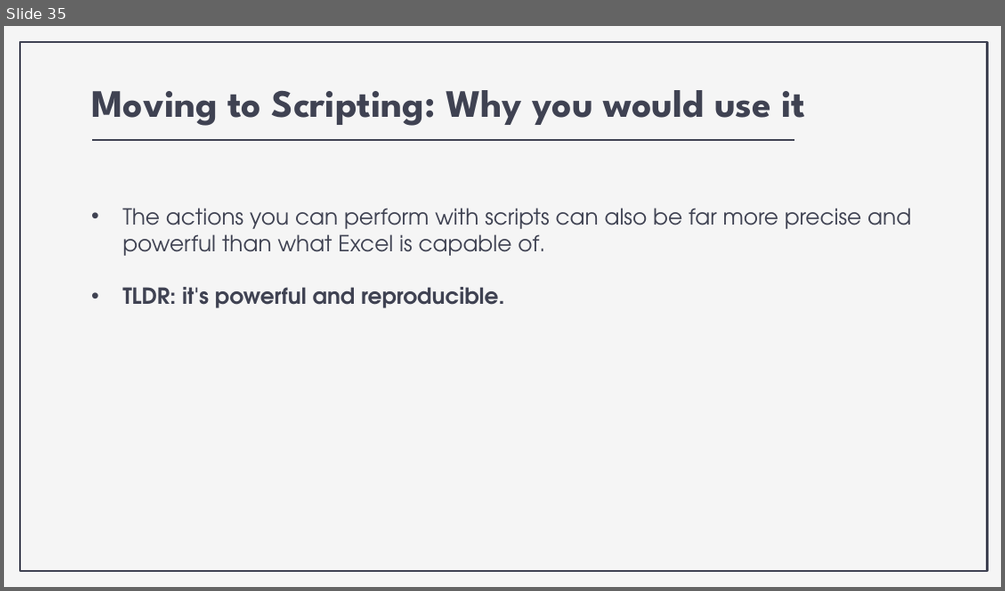
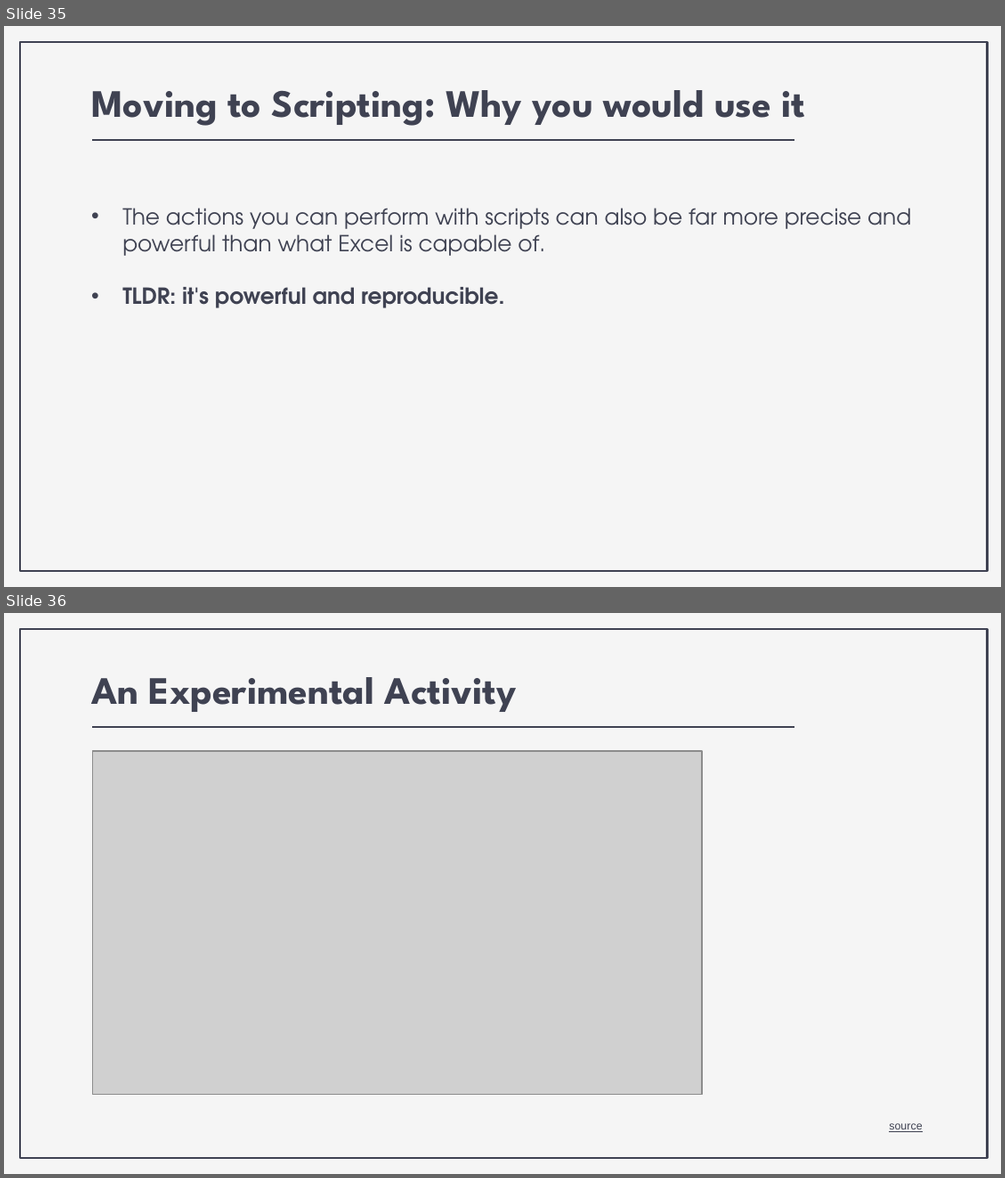
Before and after one commit to nickrochlin/rdm-jumpstart2, a slide deck: docs/files/Block3-1_Excel-to-Scripting.pptx. Shown one above the other, each under a label of ours: slide 35 before the commit, slides 35 and 36 after it. The pictures are 1005x591 and 1005x1178 pixels, drawn with LibreOffice and Linux fonts; fonts in the diff are those of the drawing; grey boxes stand for pictures. Boxes give left, top, right and bottom in pixels: in the first picture for what was removed or moved away, otherwise in the second. Text is boxed around its words. In the diff, an @@ line names an element or a change of style, - is before the commit and + after.

```diff
--- a/docs/files/Block3-1_Excel-to-Scripting.pptx
+++ b/docs/files/Block3-1_Excel-to-Scripting.pptx
@@ slide 36 added at box(4, 613, 1001, 1174), background #F5F5F5; not listed: 1 template element that a slide beside it also shows @@
@@ title added at box(91, 677, 517, 712), 28 pt, text #3F4252, bold @@
+An Experimental Activity
@@ line added from (93, 727) to (794, 727), #3F4252 1.5 pt @@
@@ picture added at box(93, 751, 702, 1094) @@
@@ text added at box(889, 1123, 922, 1132), 8 pt, text #3F4252, underline @@
+source
```
Also in this commit, not shown: 1 slide changed, 6 other slides added, 1 slide removed, 21 other files.
